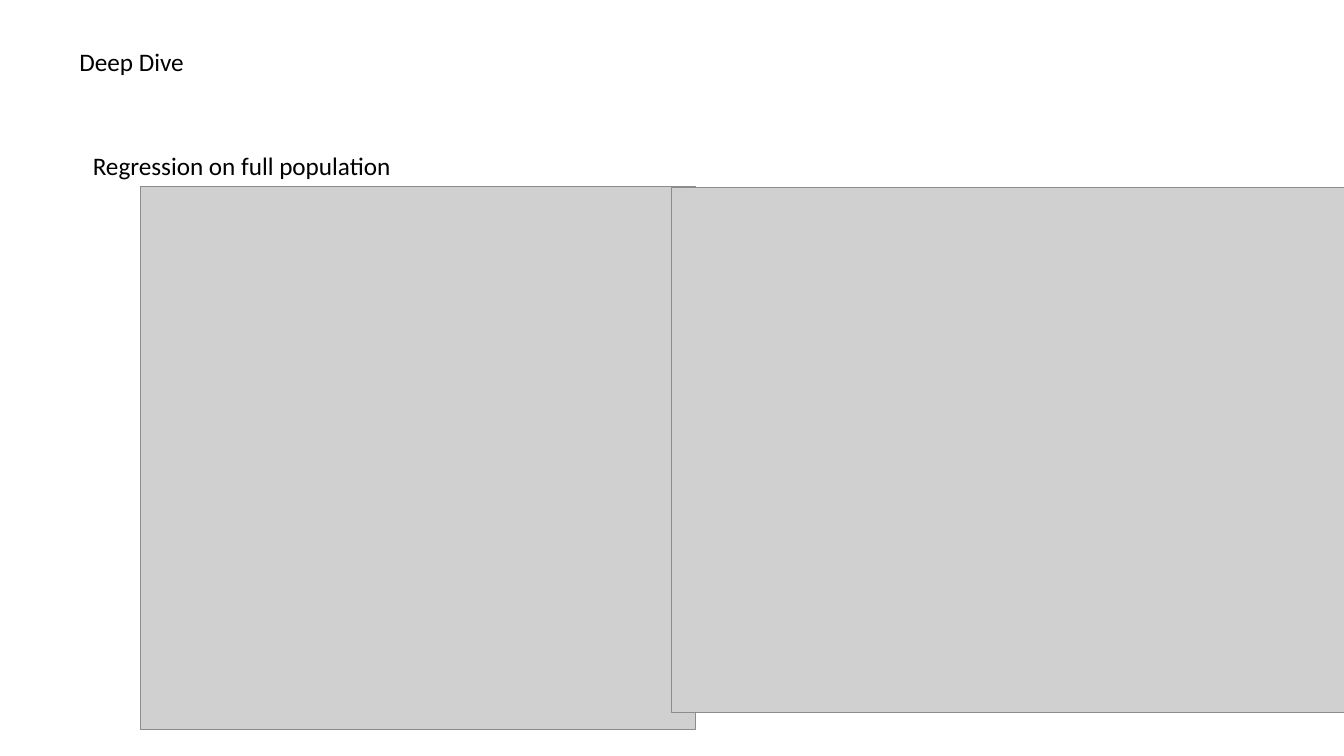
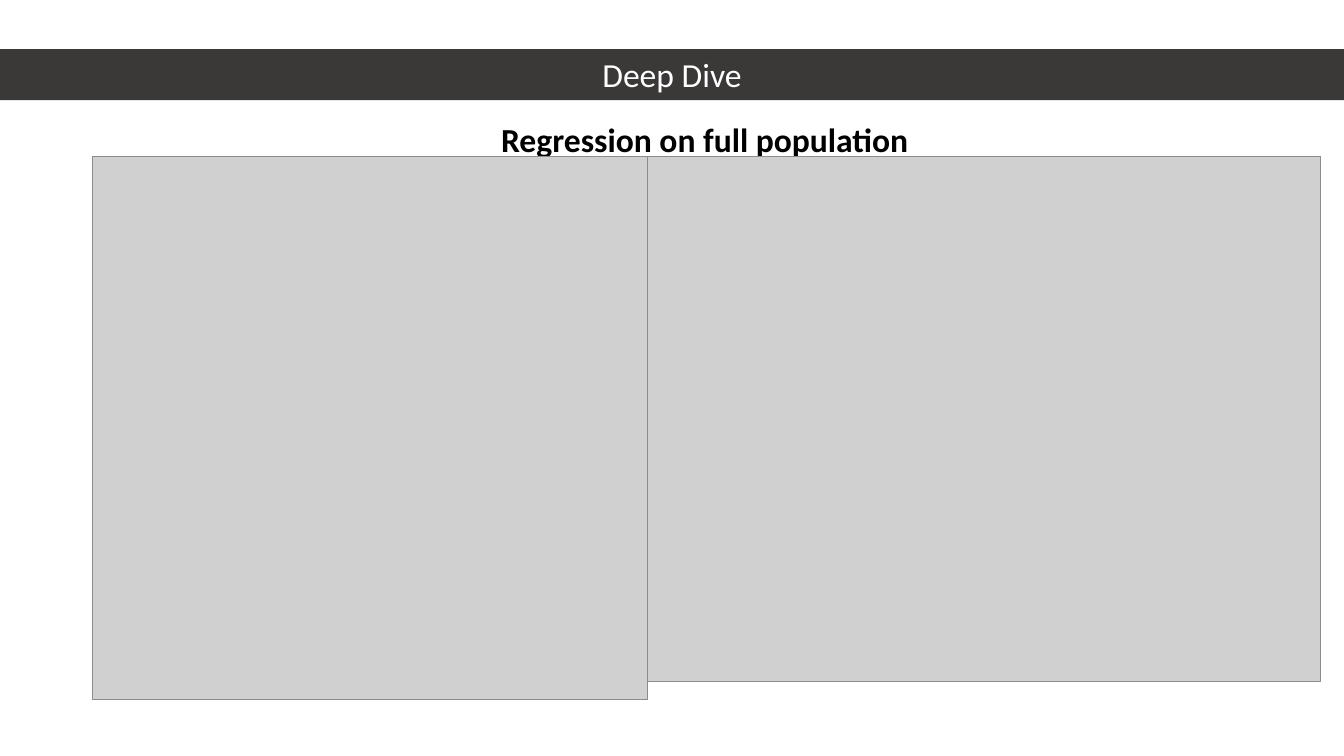
Before and after one commit to RobStewartJr/Project1, a slide deck: slide 9 of Where to Git beer.pptx (slide 6 before the commit). Drawn at 1344x756 pixels with LibreOffice and Linux fonts; fonts in the diff are those of the drawing; grey boxes stand for pictures. Boxes give left, top, right and bottom in pixels: in the first picture for what was removed or moved away, otherwise in the second. Text is boxed around its words. In the diff, an @@ line names an element or a change of style, - is before the commit and + after.

```diff
--- a/Where to Git beer.pptx
+++ b/Where to Git beer.pptx
@@ rectangle "Deep Dive" resized from (x1=79, y1=53, x2=184, y2=75) to (x1=0, y1=49, x2=1344, y2=100) @@
@@ rectangle "Deep Dive" at (x1=0, y1=49, x2=1344, y2=100): size 18 to 24 pt, text colour #000000 to #FFFFFF; alignment left to centre; fill none to #3B3838 @@
@@ text "Regression on full population" moved from (x1=93, y1=157, x2=390, y2=180) to (x1=501, y1=128, x2=908, y2=160) @@
@@ text "Regression on full population" at (x1=501, y1=128, x2=908, y2=160): size 18 to 24 pt, bold on @@
@@ picture moved from (x1=140, y1=187, x2=695, y2=729) to (x1=93, y1=157, x2=647, y2=700) @@
@@ picture moved from (x1=673, y1=189, x2=1344, y2=713) to (x1=648, y1=157, x2=1322, y2=682) @@
```
Also in this commit, not shown: 9 slides added, 6 slides removed, 2 other files.
